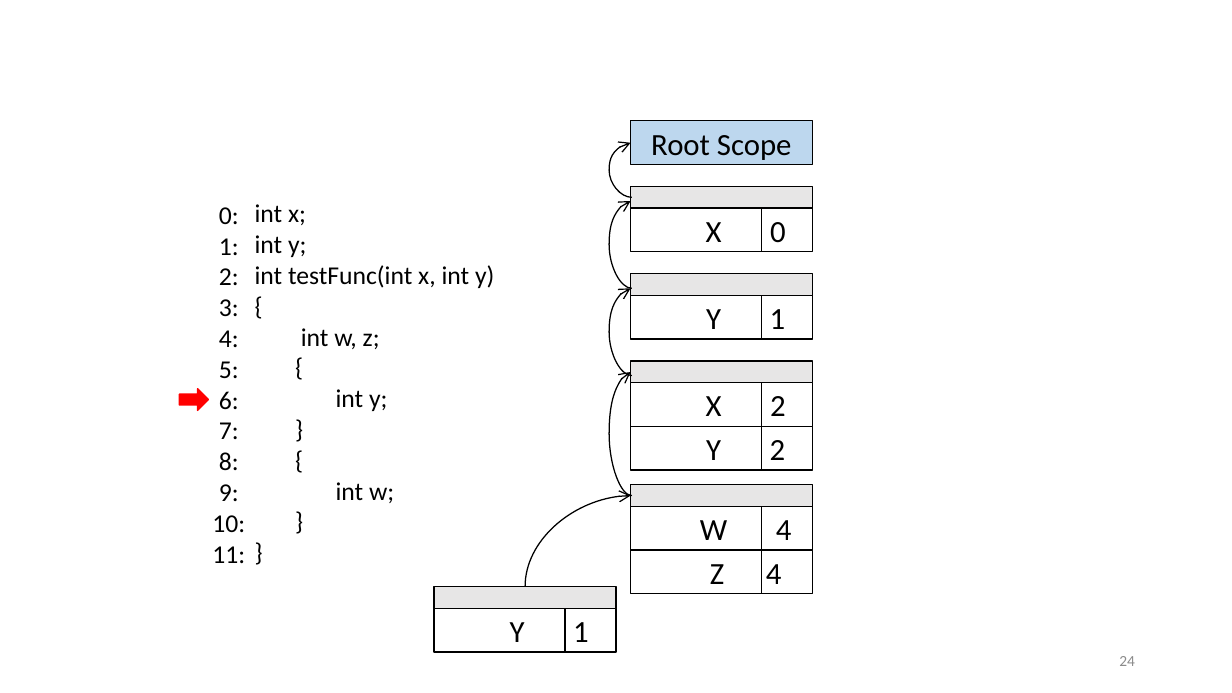
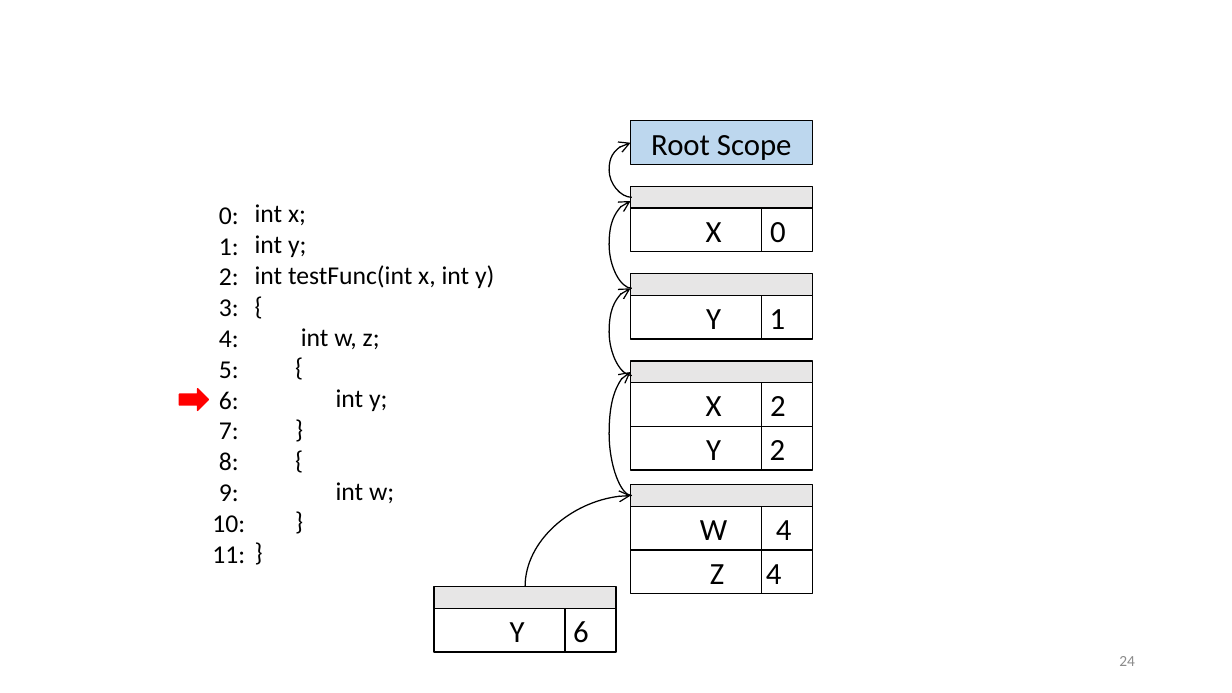
Before and after one commit to anoopsarkar/compilers-class, a slide deck: slide 24 of assets/ppt/semantics/sem1-scoping.pptx. Drawn at 1232x693 pixels with LibreOffice and Linux fonts; fonts in the diff are those of the drawing. Boxes give left, top, right and bottom in pixels: in the first picture for what was removed or moved away, otherwise in the second. Text is boxed around its words. In the diff, an @@ line names an element or a change of style, - is before the commit and + after.

```diff
--- a/assets/ppt/semantics/sem1-scoping.pptx
+++ b/assets/ppt/semantics/sem1-scoping.pptx
@@ text in rectangle at box(510, 621, 589, 643): text changed @@
-Y 1
+Y 6
```
Also in this commit, not shown: 1 other slide changed, 2 other files.
